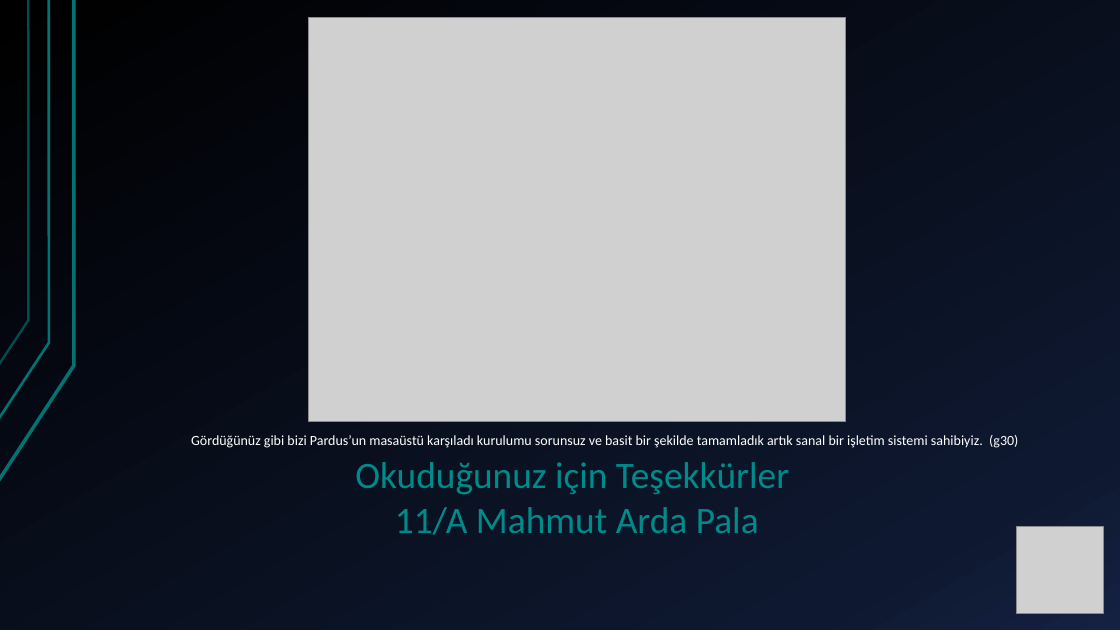
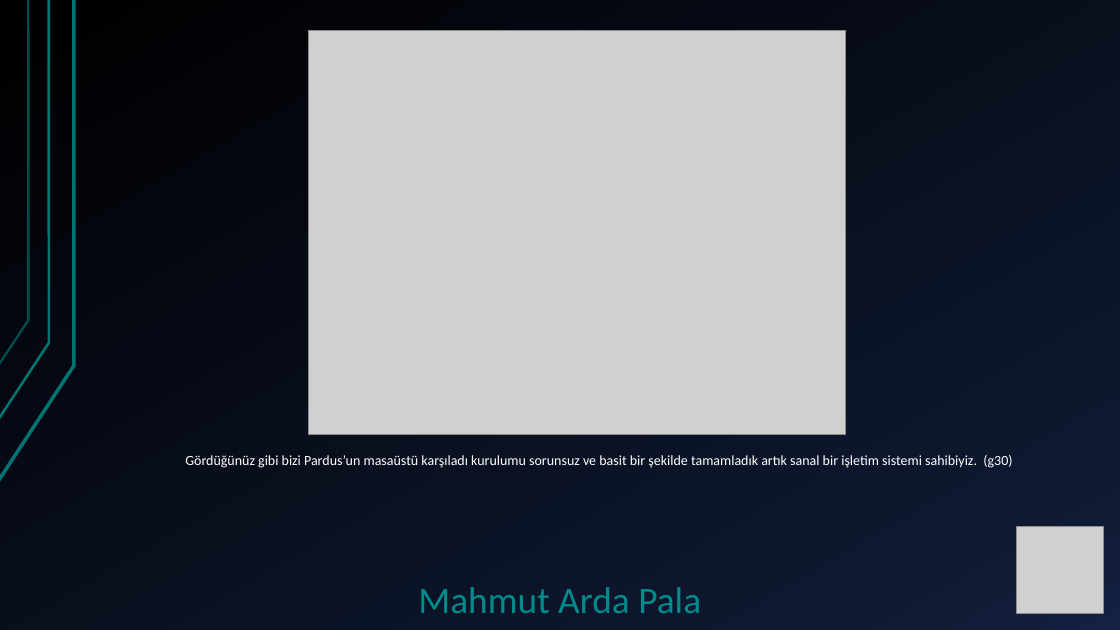
Before and after one commit to palaarda/acik-kaynak-kodlu-isletim-sistemlerinin-kurulmasi, a slide deck: slide 12 of performance.pptx. Drawn at 1120x630 pixels with LibreOffice and Linux fonts; fonts in the diff are those of the drawing; grey boxes stand for pictures. Boxes give left, top, right and bottom in pixels: in the first picture for what was removed or moved away, otherwise in the second. Text is boxed around its words. In the diff, an @@ line names an element or a change of style, - is before the commit and + after.

```diff
--- a/performance.pptx
+++ b/performance.pptx
@@ picture: place and size @@
-picture at (308, 18, 845, 422)
+picture at (308, 30, 845, 434)
@@ text "Gördüğünüz gibi bizi Pardus’un masaüstü ...": place and size @@
-text "Gördüğünüz gibi bizi Pardus’un masaüstü ..." at (191, 435, 1018, 448)
+text "Gördüğünüz gibi bizi Pardus’un masaüstü ..." at (185, 455, 1012, 468)
@@ text at (418, 587, 701, 613): text changed @@
-Okuduğunuz için Teşekkürler
-11/A Mahmut Arda Pala
+Mahmut Arda Pala
```
Also in this commit, not shown: 1 other slide changed, 1 other file.
